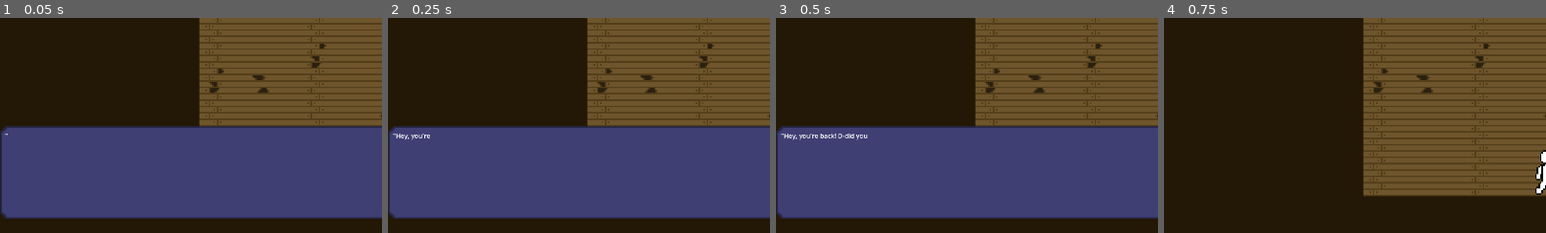
Above: before the commit, frames 1-4 (left to right).
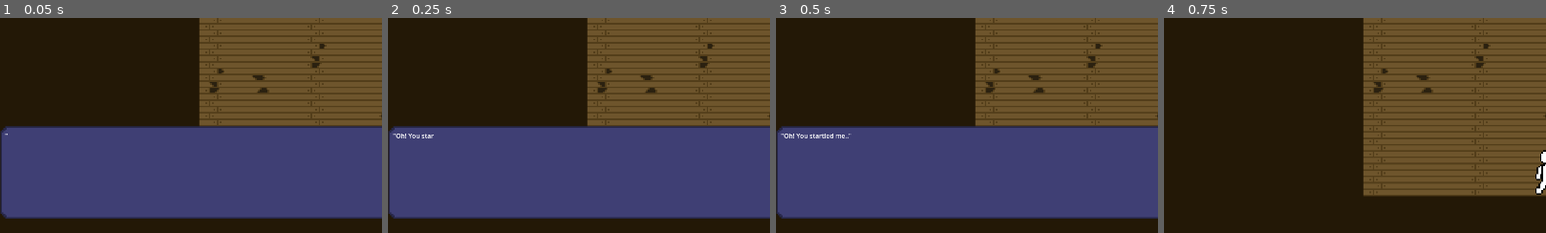
Above: after the commit, the same moments.

Repository: minimar/survivalgamething
Game: Godot game, scene res://Scenes/cabin.tscn
Same seed, same stepped clock (60 frames per second), same inputs: the game is played once before the commit and once after it. This scene is started directly instead of the project's main scene.
Inputs (mouse positions are % of the whole screen's width and height, from its top left):
- Up to frame 1 (0.05 s): no input
- Up to frame 2 (0.25 s): no input
- Up to frame 3 (0.5 s): no input
- Up to frame 4 (0.75 s): tap Enter at 0.5 s; move the mouse to (72, 45) at 0.52 s; hold D (Right) from 0.53 s (still down); tap E (Interact) at 0.6 s
The pictures show only the part of the screen within x 2-52%, y 50-100%; the shares and areas given below are measured in that part.

Frame 1 is identical in both runs. In frame 2, 0.1% of the frame differs, in the area x 2-12%, y 53-57%; in frame 3, 0.3%, in the area x 2-24%, y 53-57%; in frame 4, nothing differs.

Commit message:
Various dialogue related changes, many checks

Diff:
--- a/Scenes/Instanced Objects/NPCS/girl.tscn
+++ b/Scenes/Instanced Objects/NPCS/girl.tscn
@@ -38,7 +38,7 @@
 
 [node name="dialogueArea" parent="." instance=ExtResource("2_2pqsh")]
 position = Vector2(0, -8)
-sceneID = "scene1"
+sceneID = "endOfDay"
 
 [node name="Cutscene Object" parent="." instance=ExtResource("3_tune5")]
 cutsceneObjID = "girl"
--- a/Scenes/cabin.tscn
+++ b/Scenes/cabin.tscn
@@ -65,7 +65,6 @@
 
 [node name="Player" parent="TileMap" instance=ExtResource("2_vf2bq")]
 position = Vector2(104, 191)
-scale = Vector2(1, 1)
 
 [node name="AreaWarp" parent="TileMap" instance=ExtResource("8_0fkw3")]
 position = Vector2(104, 200)
--- a/Scripts/Autoload/item_generator.gd
+++ b/Scripts/Autoload/item_generator.gd
@@ -5,7 +5,7 @@
 	'rock': {
 		'itemID':'rock',
 		'itemName': "Rock",
-		'description': "A piece of rock.",
+		'description': "A small, jagged rock.",
 		'sprite': 0,
 		'stackable': true,
 		'maxStack': 99
@@ -21,7 +21,7 @@
 	'bullet': {
 		'itemID': 'bullet',
 		'itemName': "Bullets",
-		'description': '9mm handgun rounds.',
+		'description': 'Small brass ammunition, intended for a 9mm handgun. They\'re old and worn, flecks of dirt dot their sides.',
 		'sprite': 2,
 		'stackable': true,
 		'maxStack': 99
@@ -37,7 +37,7 @@
 	'gun': {
 		'itemID': 'gun',
 		'itemName': 'Handgun',
-		'description': 'Your handgun.',
+		'description': 'Your trusty enforcer of ranged justice. Old and falling to pieces, it\'s a miralce it even fires.',
 		'sprite': 3,
 		'stackable': false
 	}
@@ -116,7 +116,7 @@
 	'steak': {
 		'itemID': 'steak',
 		'itemName': 'Cooked Steak',
-		'description': 'A cooked steak.',
+		'description': 'A meal for a real survivor! Thick, tough and juicy, this\'ll satisify a healthy appetite.',
 		'sprite': 0,
 		'stackable': true,
 		'maxStack': 5,
--- a/Scripts/Autoload/utility.gd
+++ b/Scripts/Autoload/utility.gd
@@ -2,4 +2,6 @@
 
 #Returns a random member of the provided Array
 func getRandomArrayMember(array: Array):
+	if not array:
+		return
 	return array[randi_range(0,array.size()-1)]
--- a/Scripts/UI/PlayerChoices.gd
+++ b/Scripts/UI/PlayerChoices.gd
@@ -3,12 +3,13 @@
 var inputResult
 signal playerChoiceInput
 func _process(delta):
-	if Input.is_action_just_pressed("Up"):
-		playerChoiceInput.emit("Up")
-		inputResult = "Up"
-	if Input.is_action_just_pressed("Down"):
-		playerChoiceInput.emit("Down")
-		inputResult = "Down"
-	if Input.is_action_just_pressed("Interact"):
-		inputResult = "Accept"
-		playerChoiceInput.emit("Accept")
+	if get_children():
+		if Input.is_action_just_pressed("Up"):
+			playerChoiceInput.emit("Up")
+			inputResult = "Up"
+		if Input.is_action_just_pressed("Down"):
+			playerChoiceInput.emit("Down")
+			inputResult = "Down"
+		if Input.is_action_just_pressed("Interact"):
+			inputResult = "Accept"
+			playerChoiceInput.emit("Accept")
--- a/Scripts/dialogue.gd
+++ b/Scripts/dialogue.gd
@@ -28,27 +28,73 @@
 			'"Hey, you\'re back! D-did you find anything cool?"'
 		],
 		'confidence': 15,
-		'negative': true
-		},
+		'tags': ["negative", "meek"]
+	},
 	'meek1' = {
 		'dialogue': [
 			'"Oh! You startled me.."'
-		]},
+		],
+		'tags': ["meek"]
+	},
 	'soon0' = {
 		'dialogue': [
 			'"Hmm, did you forget something?"'
 		],
+		'tags': ["soon"],
 		'confidence': 20
-		},
+	},
 	'soon1' = {
 		'dialogue': [
 			'"Hey! Are you teasing me?"'
-		]},
+		],
+		'tags': ["soon"]
+	},
 	'cabin0' = {
-		'dialogue':
-			[
-				'"This should never appear!"'
-			]}
+		'dialogue':[
+			'"I... just wanted to say I\'m really glad you\'re here."',
+			'"I\'m not very strong, or fast, or brave... I don\'t know how I\'d survive."',
+			'"So... thank you."',
+			'###cabin0'
+		],
+		'tags': ["cabin"]
+	},
+	'cabin0Encourage' = {
+		'dialogue':[
+			'"Y-you really think so?"'
+		]
+	},
+	'cabin0Comfort' = {
+		'dialogue':[
+			'"Well.. thank you."'
+		]
+	},
+	'cabin0Demean' = {
+		'dialogue':[
+			'"I-I will..."'
+		]
+	},
+	'cabin1' = {
+		'dialogue':[
+			'"Did you see all the stars that came out tonight?"',
+			'"There\'s so many more than I\'ve ever seen... It\'s been that way ever since it happened.."',
+			'"I remember my mom calling me a star when I was little."',
+			'"I\'m sure she meant that I\'ll shine... but instead, I feel like I\'m drowning among all the other stars in the skies."',
+			'"Just another star in the sky..."',
+			'###cabin1'
+		],
+		'tags': ["cabin"]
+	},
+	'endOfDay' = {
+		'dialogue':[
+				'"Do you want to have dinner yet?"',
+				'###endOfDayScene'
+		]
+	},
+	'fallback' = {
+		'dialogue':[
+		],
+		'tags': ["cabin"]
+	}
 }
 
 #These vars are loaded by the save file
@@ -103,12 +149,13 @@
 	if sceneDict[sceneStarted]['dialogue'][sceneLine].left(3) == "###":
 		var event = sceneDict[sceneStarted]['dialogue'][sceneLine].right(-3)
 		dialogueBox.visible = false
+		sceneLine += 1
 		call(event)
 	#Otherwise just displays text as normal
 	else:
 		dialogueText = sceneDict[sceneStarted]['dialogue'][sceneLine]
 		dialoguePos = 0
-	sceneLine += 1
+		sceneLine += 1
 
 #returns a string of text fron the text arg, up to the value given.
 func writeText(text: String,value: int) -> String:
@@ -157,6 +204,8 @@
 	var validScenes = []
 	for scene in sceneDict:
 		if checkConfAndMood(scene): validScenes.append(scene)
+	if validScenes == []:
+		validScenes.append("fallback")
 	return validScenes
 
 #Checks both confidence and mood for a given sceneID, returns true if girl's conf/mood is above the scenes requirements
@@ -172,7 +221,7 @@
 	var confidence = girl.confidence
 	var goodConfidence = true
 	if sceneDict[sceneID].has('confidence'):
-		if sceneDict[sceneID].has('negative'):
+		if not checkTags(sceneID, "negative"):
 			if sceneDict[sceneID]["confidence"] < confidence:
 				goodConfidence = false
 			pass
@@ -199,12 +248,14 @@
 
 #Prompts the player to choose an option, the array is an array of different text options to display, the array index of the choice is returned
 func playerDialogueChoice(choices: Array) -> int:
+	dialogueText = ""
 	dialogueBox.visible = true
 	var playerChoice:String
 	var playerChoices = $"Dialogue Box/Player Choices"
 	var labelSettings = LabelSettings.new()
 	#labelSettings.font_size = 16
 	#Creates a label for each choice, giving it a name that corresponds to the choice's index in the array
+	await get_tree().create_timer(.2).timeout
 	for choice in choices:
 		var labelNode = Label.new()
 		labelNode.text = choice
@@ -239,10 +290,54 @@
 func cabinScene():
 	var validScenes = listValidScenes()
 	var filteredScenes = []
+	var previousTimestamp = (previousCabinDay * 1440) + previousCabinTime
+	var sceneRoot = get_tree().root.get_node("Cabin")
+	var currentTimestamp = (sceneRoot.day * 1440) + sceneRoot.timeOfDay
 	for scene in validScenes:
-		if scene.contains("soon") or scene.contains("meek"):
+		if checkTags(scene, "soon") and currentTimestamp - previousTimestamp < 5:
+			filteredScenes.append(scene)
+		elif checkTags(scene, "meek"):
 			filteredScenes.append(scene)
 	randomize()
 	var randomScene = Utility.getRandomArrayMember(filteredScenes)
 	print(randomScene)
 	startScene(randomScene)
+
+func cabin0():
+	completedScenes.append("cabin0")
+	var girl := findGirl()
+	var choice = await playerDialogueChoice(["You can be strong, too.", "I\'m happy to keep you safe.", "Just make sure you stay useful."])
+	match choice:
+		0:
+			girl.confidence += 10
+			startScene("cabin0Encourage")
+		1:
+			girl.mood += 10
+			startScene("cabin0Comfort")
+		2:
+			girl.confidence -= 10
+			girl.mood -= 5
+			startScene("cabin0Demean")
+
+
+func cabin1():
+	completedScenes.append("cabin1")
+	advanceScene()
+
+func endOfDayScene():
+	var choice =  await playerDialogueChoice(["Yes.", "No, not yet."])
+	var filteredScenes = []
+	randomize()
+	match choice:
+		0:
+			var scenes = listValidScenes()
+			for scene in scenes:
+				if checkTags(scene, "cabin") and not completedScenes.has(scene):
+					filteredScenes.append(scene)
+			var randomScene = Utility.getRandomArrayMember(filteredScenes)
+			startScene(randomScene)
+
+func checkTags(sceneID:String, tag:String) -> bool:
+	if sceneDict[sceneID].has('tags') and sceneDict[sceneID]["tags"].has(tag):
+		return true
+	return false
